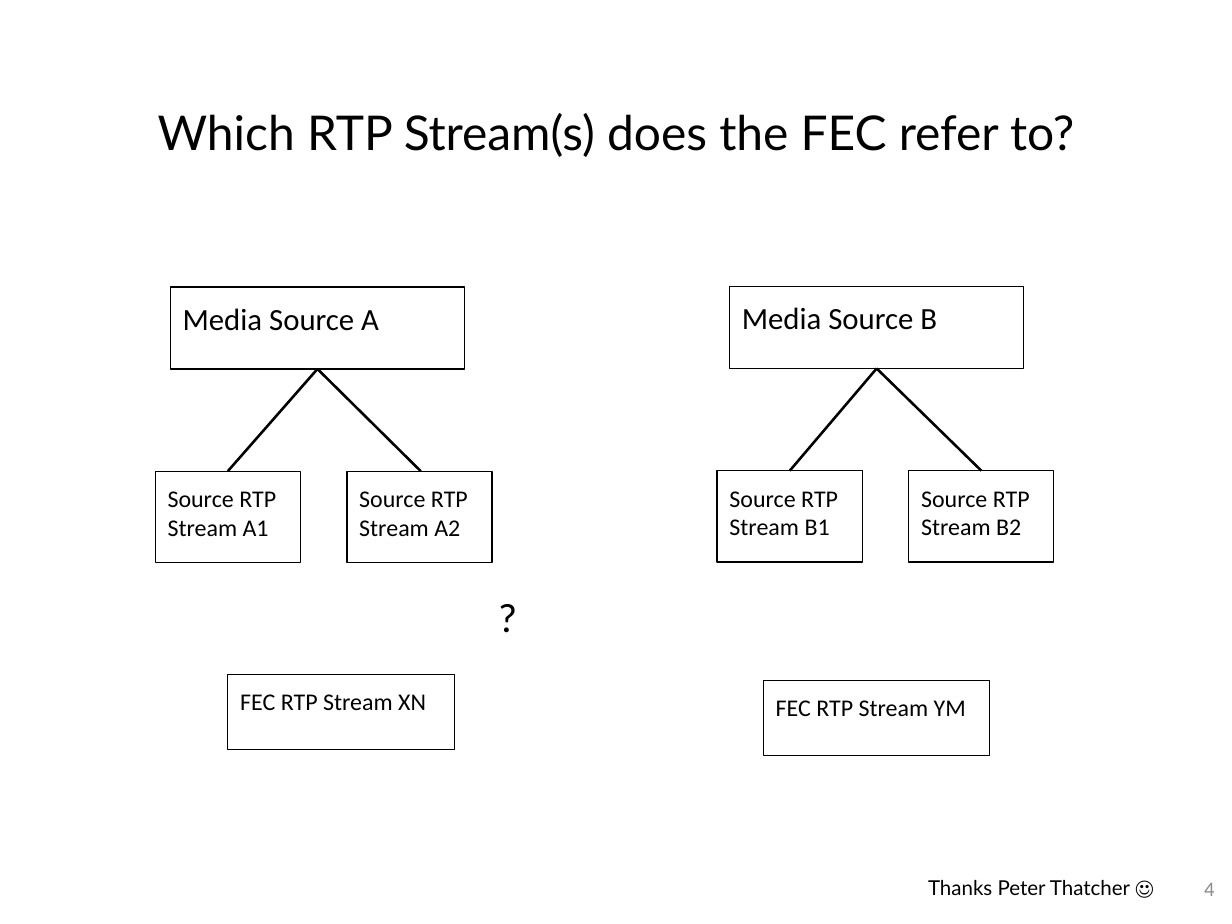
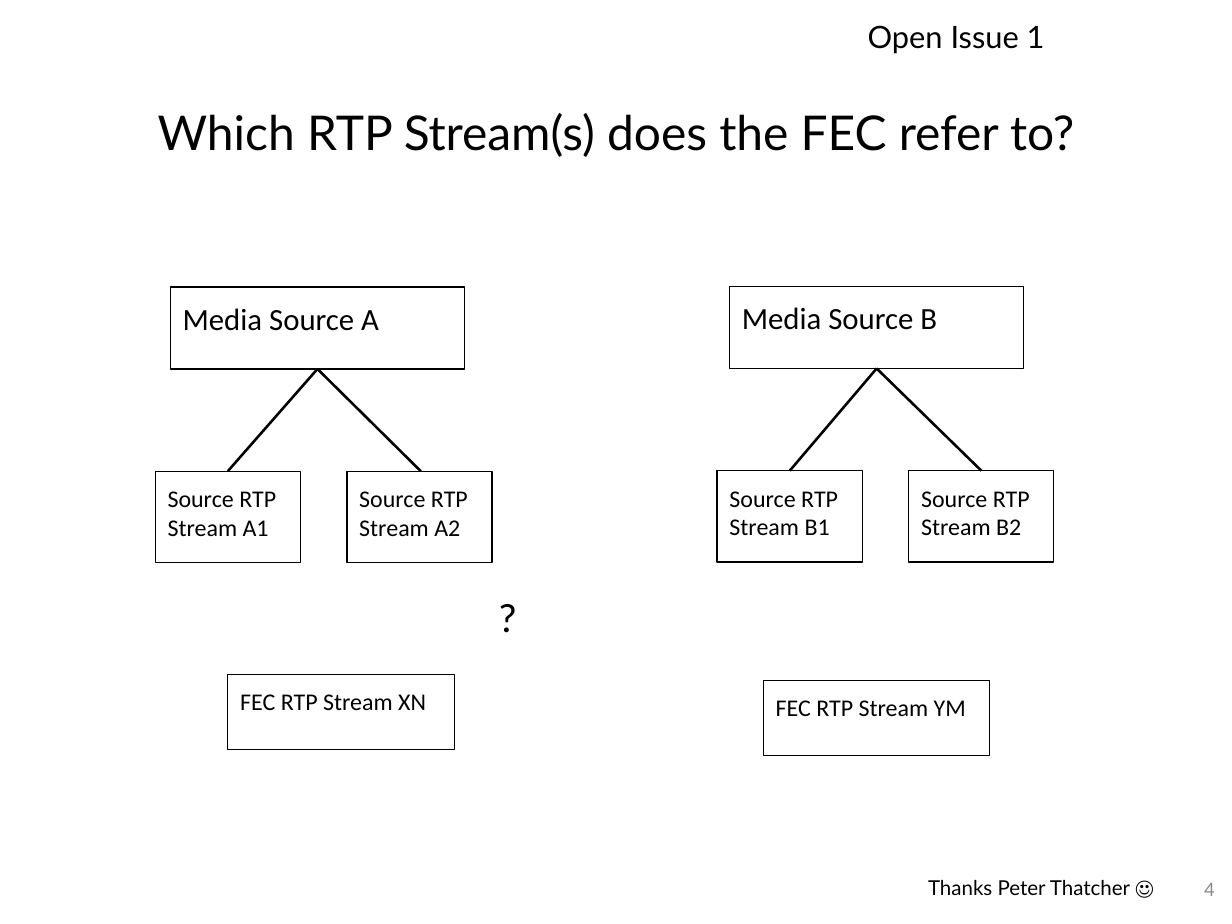
Before and after one commit to vr000m/payload-1d2d-parity-fec, a slide deck: slide 4 of 1d2d/presentations/92-payload-flexible-fec.pptx. Drawn at 1232x924 pixels with LibreOffice and Linux fonts; fonts in the diff are those of the drawing. Boxes give left, top, right and bottom in pixels: in the first picture for what was removed or moved away, otherwise in the second. Text is boxed around its words. In the diff, an @@ line names an element or a change of style, - is before the commit and + after.

```diff
--- a/1d2d/presentations/92-payload-flexible-fec.pptx
+++ b/1d2d/presentations/92-payload-flexible-fec.pptx
@@ text added at [868, 25, 1045, 54], 18 pt, text #000000 @@
+Open Issue 1
```
Also in this commit, not shown: 5 other slides changed, 1 slide removed, 1 other file.
